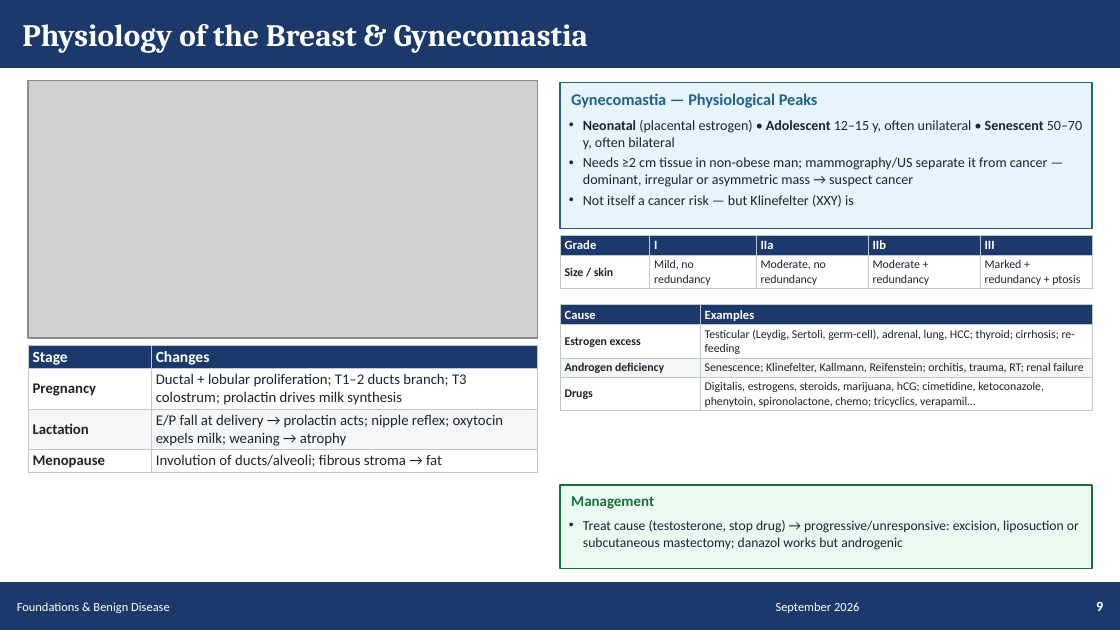
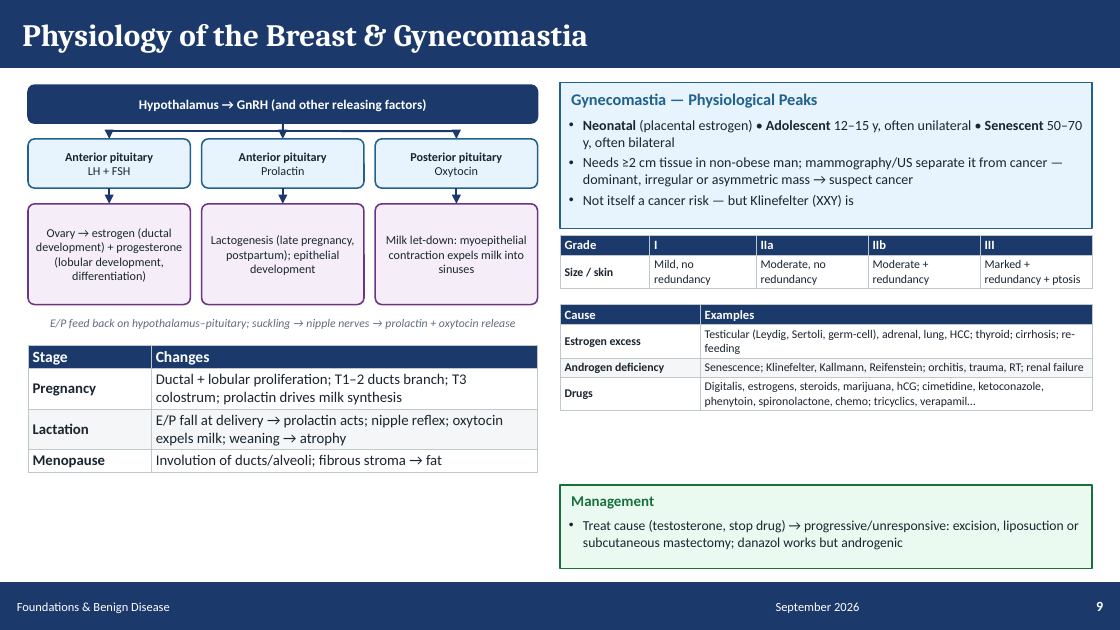
Before and after one commit to Muluamlak/Phone, a slide deck: slide 9 of BreastCancer_Management_Visual_65.pptx. Drawn at 1120x630 pixels with LibreOffice and Linux fonts; fonts in the diff are those of the drawing; grey boxes stand for pictures. Boxes give left, top, right and bottom in pixels: in the first picture for what was removed or moved away, otherwise in the second. Text is boxed around its words. In the diff, an @@ line names an element or a change of style, - is before the commit and + after.

```diff
--- a/BreastCancer_Management_Visual_65.pptx
+++ b/BreastCancer_Management_Visual_65.pptx
@@ picture removed at (28,81,538,338) @@
@@ rounded rectangle added at (28,85,538,123), fill #1B3A6B, outline #1B3A6B 1 pt @@
@@ text added at (139,99,427,112), 8.5 pt, text #FFFFFF, bold @@
+Hypothalamus → GnRH (and other releasing factors)
@@ rounded rectangle added at (28,139,190,188), fill #E8F4FD, outline #21618C 1 pt @@
@@ line added from (109, 131) to (457, 131), #1B3A6B 1.25 pt @@
@@ arrow added from (109, 131) to (109, 139), #1B3A6B 1.25 pt @@
@@ rounded rectangle added at (202,139,364,188), fill #E8F4FD, outline #21618C 1 pt @@
@@ line added from (282, 123) to (282, 131), #1B3A6B 1.25 pt @@
@@ arrow added from (282, 131) to (282, 139), #1B3A6B 1.25 pt @@
@@ rounded rectangle added at (375,139,538,188), fill #E8F4FD, outline #21618C 1 pt @@
@@ arrow added from (457, 131) to (457, 139), #1B3A6B 1.25 pt @@
@@ text added at (65,152,153,175), 7.8 pt, text #1A252F, bold @@
+Anterior pituitary
+LH + FSH
@@ text added at (239,152,326,175), 7.8 pt, text #1A252F, bold @@
+Anterior pituitary
+Prolactin
@@ text added at (410,152,502,177), 7.8 pt, text #1A252F, bold @@
+Posterior pituitary
+Oxytocin
@@ rounded rectangle added at (28,204,190,305), fill #F5EEF8, outline #6C3483 1 pt @@
@@ arrow added from (109, 188) to (109, 204), #1B3A6B 1.25 pt @@
@@ rounded rectangle added at (202,204,364,305), fill #F5EEF8, outline #6C3483 1 pt @@
@@ arrow added from (282, 188) to (282, 204), #1B3A6B 1.25 pt @@
@@ rounded rectangle added at (375,204,538,305), fill #F5EEF8, outline #6C3483 1 pt @@
@@ arrow added from (457, 188) to (457, 204), #1B3A6B 1.25 pt @@
@@ text added at (36,228,182,282), 7.8 pt, text #1A252F @@
+Ovary → estrogen (ductal development) + progesterone (lobular development, differentiation)
@@ text added at (211,235,354,275), 7.8 pt, text #1A252F @@
+Lactogenesis (late pregnancy, postpartum); epithelial development
@@ text added at (386,235,527,273), 7.8 pt, text #1A252F @@
+Milk let-down: myoepithelial contraction expels milk into sinuses
@@ text added at (50,319,515,329), 7.5 pt, text #5D6D7E, italic @@
+E/P feed back on hypothalamus–pituitary; suckling → nipple nerves → prolactin + oxytocin release
```
Also in this commit, not shown: 6 other slides changed.
